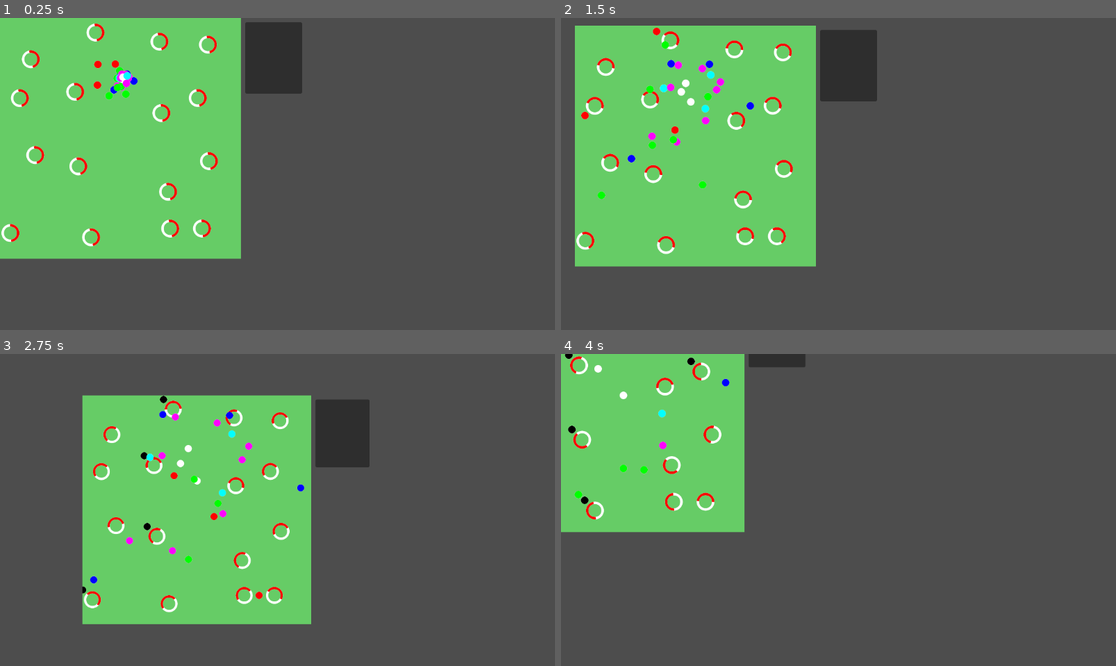
Above: before the commit, frames 1-4 (two rows, left to right).
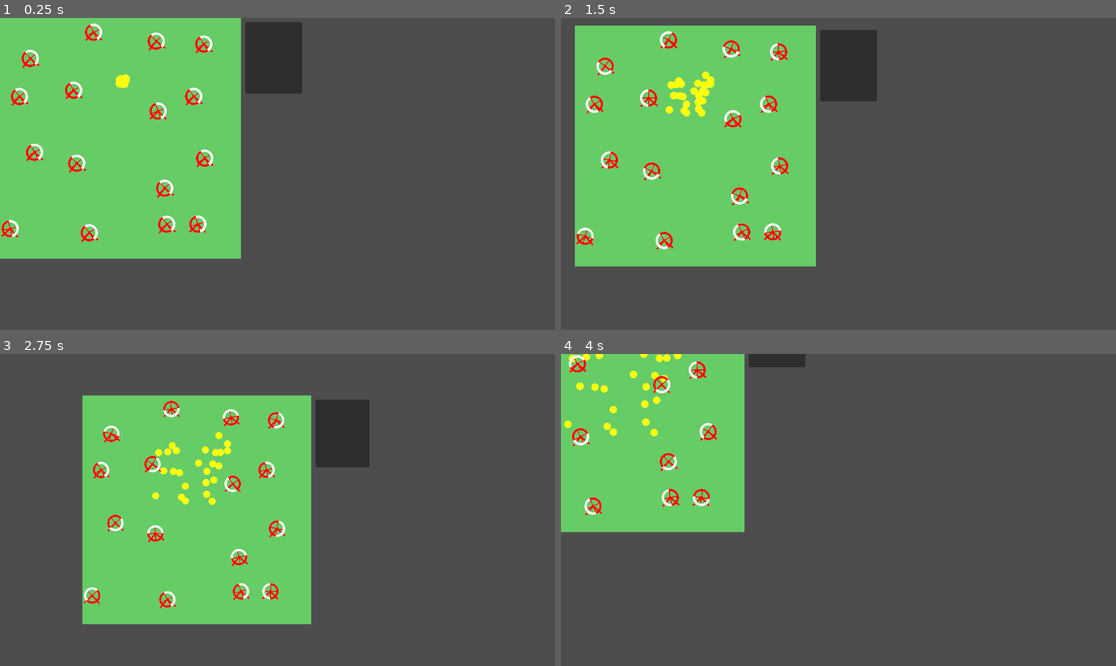
Above: after the commit, the same moments.

Repository: ErikSeewald/Pronicula
Game: Godot game, scene res://scenes/Hamsters.tscn
The game is run twice, just before and just after one commit, with the same random seed, the same clock (stepped at 60 frames per second) and the same inputs.
Inputs (mouse positions are in pixels of both pictures, inside the frame that each line leads up to):
- Up to frame 1 (0.25 s): no input
- Up to frame 2 (1.5 s): move the mouse to (960, 158) at 0.52 s; hold Middle mouse button (move_around) 0.53-1.25 s; click (960, 158) at 0.67 s; drag from (727, 189) to (810, 236) at 1.27 s
- Up to frame 3 (2.75 s): move the mouse to (333, 441) at 2.02 s; tap Mouse wheel down (zoom_out) at 2.1 s; click (333, 441) at 2.17 s
- Up to frame 4 (4 s): drag from (810, 572) to (672, 463) at 2.77 s; move the mouse to (1005, 556) at 3.52 s; tap Mouse wheel up (zoom_in) at 3.6 s; click (1005, 556) at 3.67 s

The runs differ from the first frame. In frame 1, 2.9% of the frame differs, in the area x 0-40%, y 1-74%; in frame 2, 3.6%, in the area x 2-42%, y 3-76%; in frame 3, 3.4%; in frame 4, 2.3%.

Commit message:
better wheels and some hamster progress

Diff:
--- a/scenes/Hamsters.tscn
+++ b/scenes/Hamsters.tscn
@@ -6,12 +6,12 @@
 
 [sub_resource type="ShaderMaterial" id="ShaderMaterial_58ydm"]
 shader = ExtResource("2_dters")
-shader_parameter/time = 7.23
-shader_parameter/size = 11.755
+shader_parameter/time = 308.995
+shader_parameter/size = 12.0
 shader_parameter/seed = 1
 shader_parameter/jitter_intensity = 2.0
 shader_parameter/inner_wheel_size = 0.3
-shader_parameter/outer_wheel_size = 0.45
+shader_parameter/outer_wheel_size = 0.445
 shader_parameter/hamster_count = 30
 shader_parameter/hamster_size = 0.2
 shader_parameter/background_col = Color(0.4, 0.8, 0.4, 1)
--- a/scripts/demos/hamsters/hamsters.gd
+++ b/scripts/demos/hamsters/hamsters.gd
@@ -3,5 +3,5 @@
 var time := 0.0
 
 func _process(delta: float) -> void:
-	time += delta
+	time += delta * 3.0
 	material.set_shader_parameter("time", time)
--- a/shaders/demos/hamsters/hamsters.gdshader
+++ b/shaders/demos/hamsters/hamsters.gdshader
@@ -1,6 +1,7 @@
 shader_type canvas_item;
 #include "res://shaders/util/resource.gdshaderinc"
 #include "res://shaders/util/random.gdshaderinc"
+#include "res://shaders/util/sdf.gdshaderinc"
 
 group_uniforms general;
 uniform float time = 0.0;
@@ -24,19 +25,32 @@
 const int center_idx = 1;
 
 // Samples the procedural SDF wheel texture based on the given UV.
-vec4 sample_wheel(vec2 uv)
+vec4 sample_wheel(vec2 uv, vec2 rotated_uv)
 {
 	uv -= vec2(0.5);
-	vec4 value = vec4(1.0, 1.0, 1.0, 0.0);
+	rotated_uv -= vec2(0.5);
 
-	float outer = length(uv) - outer_wheel_size;
-	float inner = length(uv) - inner_wheel_size;
-	float alpha = -max(outer, -inner);
+	float main_wheel = sd_wheel(uv, outer_wheel_size, inner_wheel_size);
+	float wheel_center = sd_circle(uv, outer_wheel_size * 0.2);
 
+	float leg_width = outer_wheel_size * 0.28;
+	float leg_left = sd_oriented_box(uv, vec2(0.0), vec2(-0.42, 0.42), leg_width);
+	float leg_right = sd_oriented_box(uv, vec2(0.0), vec2(0.42, 0.42), leg_width);
+
+	float bar_width = leg_width * 0.65;
+	float axis_bar_h = sd_oriented_box(rotated_uv, vec2(outer_wheel_size, 0.0), vec2(-outer_wheel_size, 0.0), bar_width);
+	float axis_bar_v = sd_oriented_box(rotated_uv, vec2(0.0, outer_wheel_size), vec2(0.0, -outer_wheel_size), bar_width);
+
+	float alpha = max(-main_wheel, -wheel_center);
+	alpha = max(max(alpha, -leg_left), -leg_right);
+	alpha = max(max(alpha, -axis_bar_h), -axis_bar_v);
 	float aa = fwidth(alpha);
 	vec4 circ = vec4(1.0);
-	circ.rgb = mix(circ.rgb, vec3(1.0, 0.0, 0.0), smoothstep(0.0, aa, max(uv.x, 0.0)));
 
+	float is_main_wheel = float(-main_wheel > 0.0);
+	circ.rgb = mix(vec3(1.0, 0.0, 0.0), circ.rgb, smoothstep(0.0, aa, max(rotated_uv.x, 0.0)) * is_main_wheel);
+
+	vec4 value = vec4(1.0, 1.0, 1.0, 0.0);
 	value = mix(value, circ, smoothstep(0.0, aa, alpha));
 	return value;
 }
@@ -49,7 +63,7 @@
 }
 
 // Draws wheels onto the current color at the given pre-jittered grid coordinates.
-vec3 draw_wheels(vec2 coords, vec3 cur_color)
+vec3 draw_wheels(vec2 coords, vec3 cur_color, bool is_active)
 {
 	// Only draw wheel if the tile is the center of the jitter group
 	coords = get_jittered_wheel_coords(coords);
@@ -57,8 +71,14 @@
 	if (idx.x % jitter_bounds == center_idx && idx.y % jitter_bounds == center_idx)
 	{
 		vec2 uv = fract(coords);
-		uv = rotate_around_center(uv, hash_vec2_float(vec2(idx), seed) * time);
-		vec4 wheel = sample_wheel(uv);
+
+		// This one is used for the wheel rotation
+		vec2 rotated_uv = rotate_around_center(uv, hash_vec2_float(vec2(idx), seed) * time * (1.0 + 2.0*float(is_active)));
+
+		// But still give all of them a small constant rotation to make them look more random
+		uv = rotate_around_center(uv, (hash_vec2_float(vec2(idx), seed) - 0.5) * 0.25);
+
+		vec4 wheel = sample_wheel(uv, rotated_uv);
 		return mix(cur_color, wheel.rgb, wheel.a);
 	}
 
@@ -97,22 +117,23 @@
 }
 
 // Draws hamsters onto the current color at the given grid coordinates.
-vec3 draw_hamsters(vec2 coords, vec3 cur_color)
+vec3 draw_hamsters(vec2 coords, vec3 cur_color, inout bool wheel_active)
 {
-	const int cycles = 6;
-	const float cycle_lengths[cycles] = {1.0, 2.0, 3.0, 4.0, 6.0, 12.0};
+	const int cycles = 8;
+	const float cycle_lengths[cycles] = {1.0, 2.0, 3.0, 4.0, 6.0, 8.0, 12.0, 24.0};
 
 	//vec2 shift = vec2(sin(time * 5.0), cos(time * 2.5));
-	vec2 shift = vec2(sin(time * 7.0), cos(time * 5.0)) * 0.2;
+	vec2 shift = vec2(sin(time * 1.2), cos(time)) * 0.2;
 
 	for (uint i = 0u; i < hamster_count; i++)
 	{
 		float idx = float(i);
 
-		// Every 12 seconds, the cycle lengths of all of them change
-		// This is because 12 has 6 divisors, allowing for these cycle lengths
+		// Every 24 seconds, the cycle lengths of all of them change
+		// This is because 24 has 8 divisors, allowing for these cycle lengths
 		float last_switch = floor(time / 12.0);
 		float tt = cycle_lengths[int(hash_vec2_float(vec2(idx + last_switch), seed) * 100.0) % cycles];
+		tt = 24.0; //DEBUG
 		float phase = fract(time / tt);
 		float t0 = floor(time / tt) * tt;
 		float t1 = t0 + tt;
@@ -128,15 +149,25 @@
 		ivec2 wheel_idx = ivec2(jit);
 		if (wheel_idx.x % jitter_bounds == center_idx && wheel_idx.y % jitter_bounds == center_idx)
 		{
-			if (phase < 0.5) {cur_hamster = last_goal; b = true;}
+			if (phase < 0.5)
+			{
+				cur_hamster = last_goal; b = true;
+				cur_hamster += vec2(0.5, 0.8);
+				cur_hamster = rotate_around_center(cur_hamster - last_goal, hash_vec2_float(vec2(wheel_idx), seed) * -time*0.5) + last_goal;
+
+				if (ivec2(coords/float(jitter_bounds)) == ivec2((last_goal + vec2(0.5)) /float(jitter_bounds)))
+				{
+					wheel_active = true;
+				}
+			}
 			else {cur_hamster = last_goal - (last_goal - cur_goal) * (phase-0.5)*2.0 + shift;}
 		}
 
 		float d = length(coords - cur_hamster);
 		if (d < hamster_size + 0.1)
 		{
-			vec3 hamster_col;
-			switch (int(tt))
+			vec3 hamster_col = vec3(1.0, 1.0, 0.0);
+			/*switch (int(tt))
 				{
 					case 1: hamster_col = vec3(1.0, 0.0, 0.0); break;
 					case 2: hamster_col = vec3(0.0, 1.0, 0.0); break;
@@ -146,7 +177,7 @@
 					case 8: hamster_col = vec3(1.0, 1.0, 0.0); break;
 					case 12: hamster_col = vec3(1.0, 1.0, 1.0); break;
 
-				}
+				}*/
 			if (b) {hamster_col = vec3(0.0, 0.0, 0.0);}
 
 			vec4 hamster = sample_hamster(coords - cur_hamster, hamster_col);
@@ -162,6 +193,7 @@
 	vec2 grid_coords = UV * size;
 
 	COLOR.rgb = background_col;
-	COLOR.rgb = draw_wheels(grid_coords, COLOR.rgb);
-	COLOR.rgb = draw_hamsters(grid_coords, COLOR.rgb);
+	bool wheel_active = false;
+	COLOR.rgb = draw_hamsters(grid_coords, COLOR.rgb, wheel_active);
+	COLOR.rgb = draw_wheels(grid_coords, COLOR.rgb, wheel_active);
 }
Not shown, added: shaders/util/sdf.gdshaderinc
Not shown, added: shaders/util/sdf.gdshaderinc.uid
